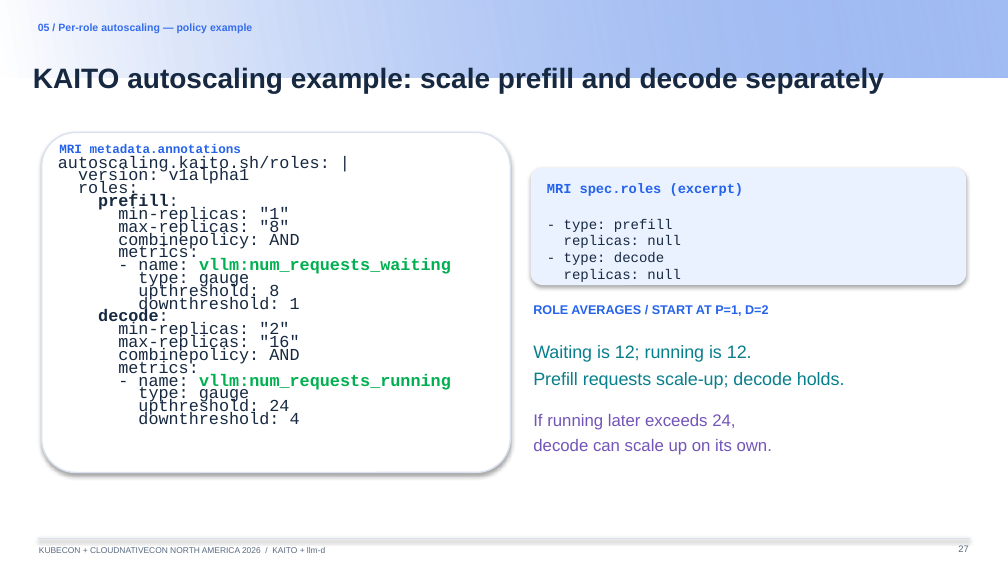
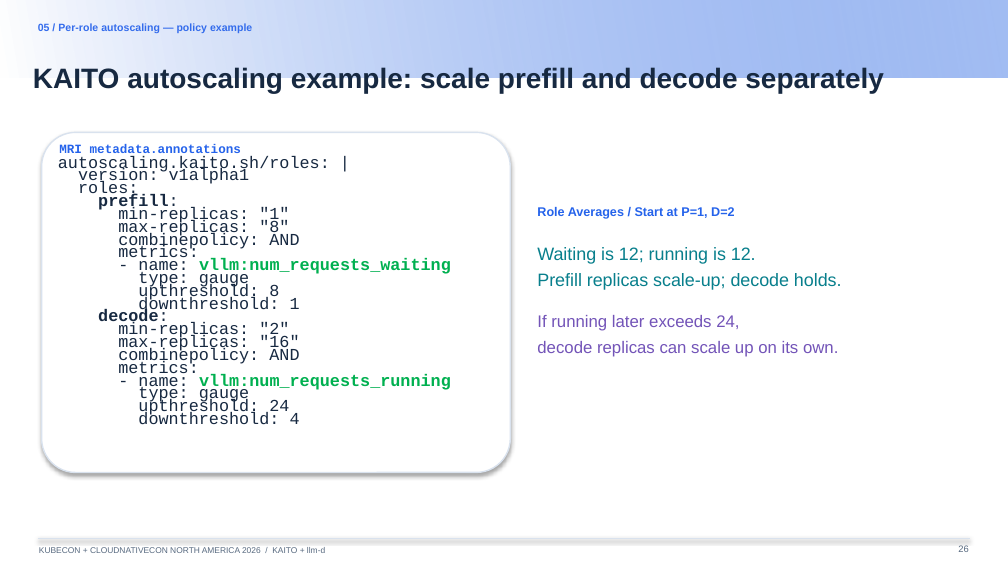
Before and after one commit to andyzhangx/demo, a slide deck: slide 26 of llm/pd-disaggregation/kubecon-na-2026-pd-disaggregation-kaito-llmd.pptx (slide 27 before the commit). Drawn at 1008x567 pixels with LibreOffice and Linux fonts; fonts in the diff are those of the drawing; background and template pictures are left out. Boxes give left, top, right and bottom in pixels: in the first picture for what was removed or moved away, otherwise in the second. Text is boxed around its words. In the diff, an @@ line names an element or a change of style, - is before the commit and + after.

```diff
--- a/llm/pd-disaggregation/kubecon-na-2026-pd-disaggregation-kaito-llmd.pptx
+++ b/llm/pd-disaggregation/kubecon-na-2026-pd-disaggregation-kaito-llmd.pptx
@@ rounded rectangle removed at <box>530,168,966,285</box> @@
@@ text at <box>537,207,734,219</box>: text changed @@
-ROLE AVERAGES / START AT P=1, D=2
+Role Averages / Start at P=1, D=2
@@ text removed at <box>547,183,744,196</box> @@
-MRI spec.roles (excerpt)
@@ text removed at <box>564,219,680,282</box> @@
-- type: prefill
-replicas: null
-- type: decode
-replicas: null
@@ text "Waiting is 12; running is ...": place and size @@
-text "Waiting is 12; running is ..." at <box>533,345,845,389</box>
+text "Waiting is 12; running is ..." at <box>537,247,842,290</box>
@@ text at <box>537,273,842,290</box>: text changed @@
-Prefill requests scale-up; decode holds.
+Prefill replicas scale-up; decode holds.
@@ text "If running later exceeds 24,": place and size @@
-text "If running later exceeds 24," at <box>533,414,772,455</box>
+text "If running later exceeds 24," at <box>537,315,838,357</box>
@@ text at <box>537,341,838,357</box>: text changed @@
-decode can scale up on its own.
+decode replicas can scale up on its own.
@@ page number at <box>958,545,968,552</box>: text changed @@
-27
+26
```
Also in this commit, not shown: 6 other slides changed.
